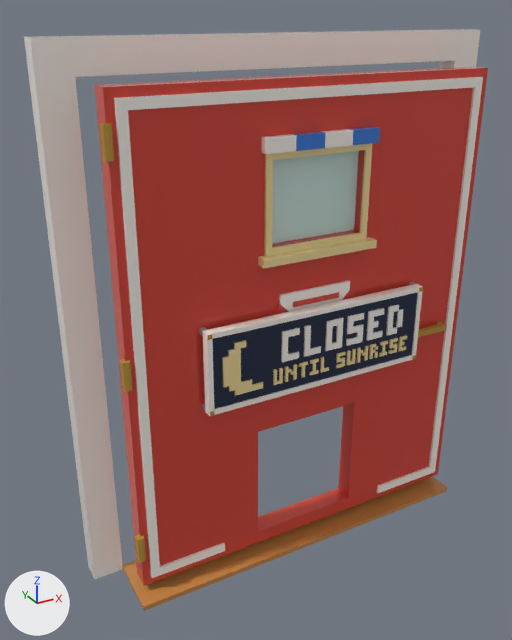
The glTF model assets/cat-cafe/exports/CatCafe_Door_TicketGate_Back.glb, before and after one commit.
Both versions are drawn from a 50 mm lens placed at (-5.38, -8.29, 8.25), pointed at (-0.57, 0.44, 3.89). The lights are fixed; the arrows at lower left show +X, +Y and +Z. The first picture is the older version.

The first picture shows 'CatCafe_Door_TicketGate_Back', 'CatCafe_Door_TicketGate_Back_Leaf', 'CatCafe_Door_TicketGate_Back_Leaf_Glass', 'CatCafe_Door_TicketGate_Back_Sign', 'CatCafe_Door_TicketGate_Back_Sign_Bulb'.
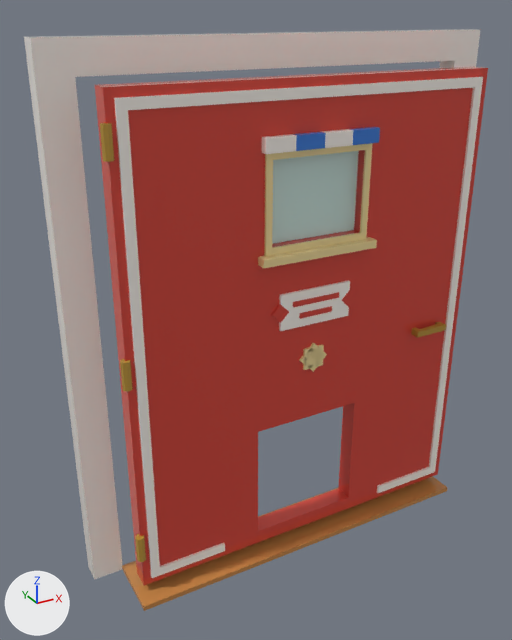
Where the change shows, as pixel boxes (x1, y1, x2, y2) in the pictures (512 x 640 px):
'CatCafe_Door_TicketGate_Back_Sign', deleted
    before: (199, 282, 423, 416)
'CatCafe_Door_TicketGate_Back_Sign_Bulb', deleted (beige)
    before: (222, 335, 407, 396)

The change, as a diff of the scene's bpy script:
```diff
--- a/assets/cat-cafe/exports/CatCafe_Door_TicketGate_Back.glb.py
+++ b/assets/cat-cafe/exports/CatCafe_Door_TicketGate_Back.glb.py
@@ ob_catcafe_door_ticketgate_back_sign @@
-ob_catcafe_door_ticketgate_back_sign = bpy.data.objects.new('CatCafe_Door_TicketGate_Back_Sign', me_catcafe_door_ticketgate_back_sign)
-ob_catcafe_door_ticketgate_back_sign.location = (-2.88, -0.22, 0.0)
@@ ob_catcafe_door_ticketgate_back_sign_bulb @@
-ob_catcafe_door_ticketgate_back_sign_bulb = bpy.data.objects.new('CatCafe_Door_TicketGate_Back_Sign_Bulb', me_catcafe_door_ticketgate_back_sign_bulb)
-ob_catcafe_door_ticketgate_back_sign_bulb.location = (-2.88, -0.22, 0.0)
```
